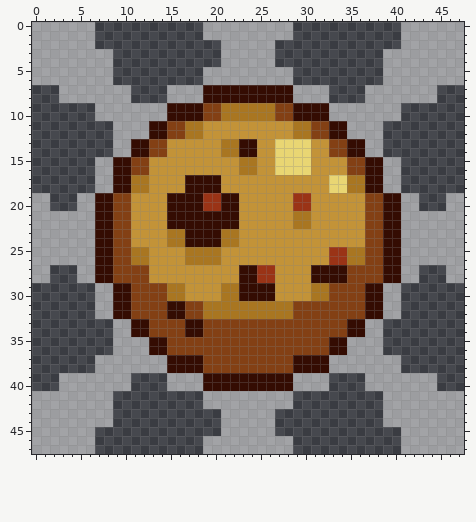
Two states of a pixel-art sprite, assets/pcs_icon.png. The picture above is the old version.
The file is 48x48 pixels. Pixels under 10% opacity are left out.
Now the later version:
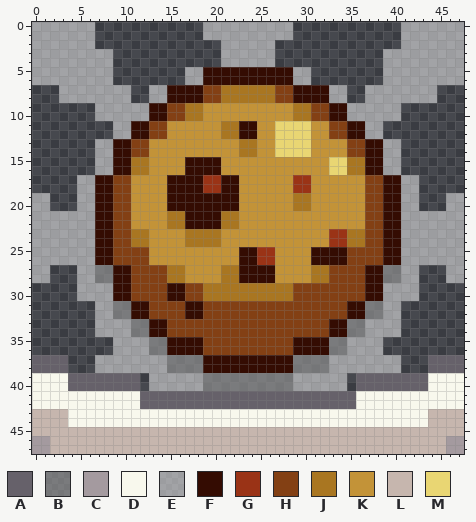
Palette (. is transparent): A #66616a  B #9999999f  C #a49a9f  D #f8f8ed  E #ffffff7f  F #340c02  G #9a3316  H #834014  J #a97621  K #c39338  L #c6b6ae  M #e9d673
The commit says: Add new pcs_iconand thumbnail
Edits made:
y 5..6: x 17..30 ..EEEEEEEEEE.. -> EEFFFFFFFFFFEE
y 7..8: x 13..34 ..EEEEFFFFFFFFFFEEEE.. -> EEFFFFHHJJJJJJHHFFFFEE
y 9..10: x 13..34 EEFFFFHHJJJJJJHHFFFFEE -> FFHHJJKKKKKKKKKKJJHHFF
y 11..12: x 11..18 EEFFHHJJ -> FFHHKKKK; x 21..24 KKKK -> JJFF; x 27..36 KKJJHHFFEE -> MMMMKKHHFF
y 13..14: x 7..14 ..EEFFHH -> EEFFHHKK; x 21..24 JJFF -> KKJJ; x 33..40 HHFFEE.. -> KKHHFFEE
y 15..16: x 11..12 HH -> JJ; x 17..20 KKKK -> FFFF; x 23..24 JJ -> KK; x 27..30 MMMM -> KKKK; x 33..36 KKHH -> MMJJ
y 17..18: x 5..12 ..EEFFJJ -> EEFFHHKK; x 15..16 KK -> FF; x 19..22 FFKK -> GGFF; x 29..30 KK -> GG; x 33..42 MMJJFFEE.. -> KKKKHHFFEE
y 19..20: x 19..20 GG -> FF; x 29..30 GG -> JJ
y 21..22: x 15..16 FF -> JJ; x 21..22 FF -> JJ; x 29..30 JJ -> KK
y 23..24: x 11..12 KK -> JJ; x 15..22 JJFFFFJJ -> KKJJJJKK; x 33..36 KKKK -> GGJJ
y 25..26: x 11..12 JJ -> HH; x 17..20 JJJJ -> KKKK; x 23..26 KKKK -> FFGG; x 31..36 KKGGJJ -> FFFFHH
y 27..28: x 7..10 FFHH -> BBFF; x 13..16 KKKK -> HHJJ; x 21..22 KK -> JJ; x 25..26 GG -> FF; x 31..34 FFFF -> JJHH; x 37..40 HHFF -> FFBB
y 29..30: x 5..6 .. -> EE; x 15..20 JJKKKK -> FFHHJJ; x 23..32 FFFFKKKKJJ -> JJJJJJHHHH; x 41..42 .. -> EE
y 31..32: x 9..12 FFHH -> BBFF; x 15..28 FFHHJJJJJJJJJJ -> HHFFHHHHHHHHHH; x 35..38 HHFF -> FFBB
y 33..34: x 7..8 .. -> EE; x 11..14 FFHH -> BBFF; x 17..18 FF -> HH; x 33..36 HHFF -> FFBB; x 39..40 .. -> EE
y 35..36: x 13..18 FFHHHH -> BBFFFF; x 29..34 HHHHFF -> FFFFBB
y 37..38: x 0..3 .... -> AAAA; x 15..32 FFFFHHHHHHHHHHFFFF -> BBBBFFFFFFFFFFBBBB; x 44..47 .... -> AAAA
y 39..40: x 0..11 ...EEEEEEEE. -> DDDDAAAAAAAA; x 13..14 .. -> EE; x 19..28 FFFFFFFFFF -> BBBBBBBBBB; x 33..34 .. -> EE; x 36..47 .EEEEEEEE... -> AAAAAAAADDDD
y 41..42: x 0..47 EEEEEEEEE..........EEEEEEEEEE..........EEEEEEEEE -> DDDDDDDDDDDDAAAAAAAAAAAAAAAAAAAAAAAADDDDDDDDDDDD
y 43..44: x 0..47 EEEEEEEEE............EEEEEE............EEEEEEEEE -> LLLLDDDDDDDDDDDDDDDDDDDDDDDDDDDDDDDDDDDDDDDDLLLL
y 45: x 0..47 EEEEEEE..............EEEEEE..............EEEEEEE -> LLLLLLLLLLLLLLLLLLLLLLLLLLLLLLLLLLLLLLLLLLLLLLLL
y 46..47: x 0..47 EEEEEEE............EEEEEEEEEE............EEEEEEE -> CCLLLLLLLLLLLLLLLLLLLLLLLLLLLLLLLLLLLLLLLLLLLLCC
Where, in picture pixels (left, top, right, bottom), the same in both pictures:
changed: (32, 67, 464, 454)
